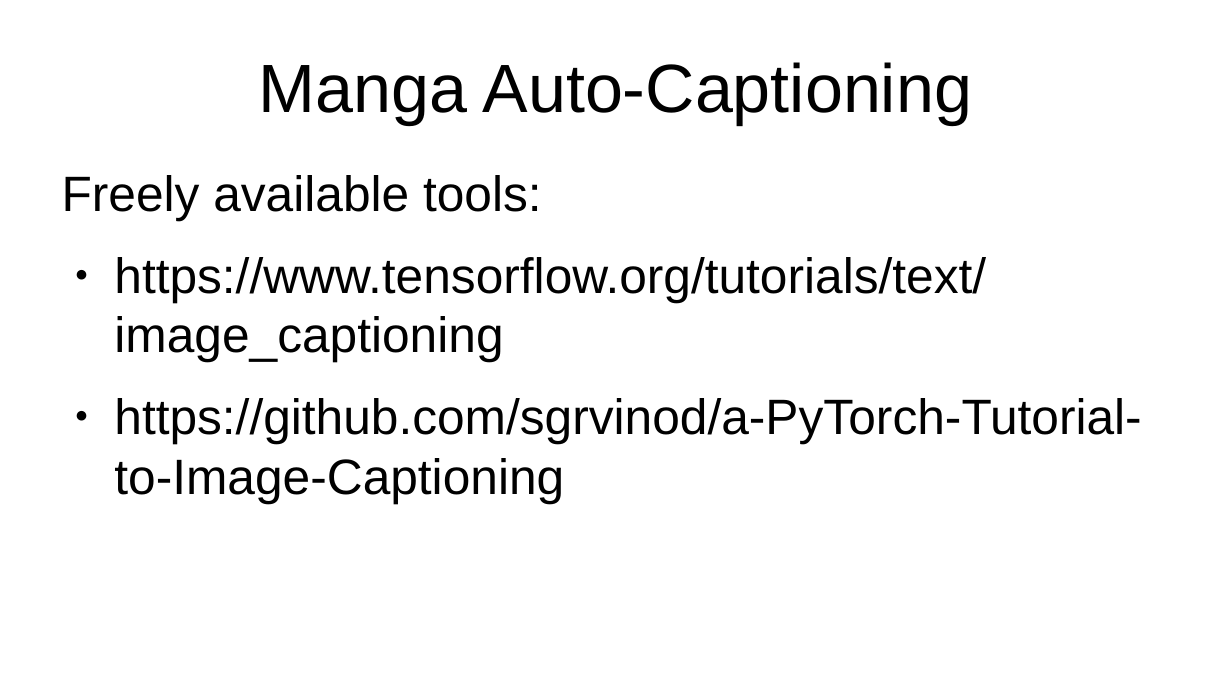
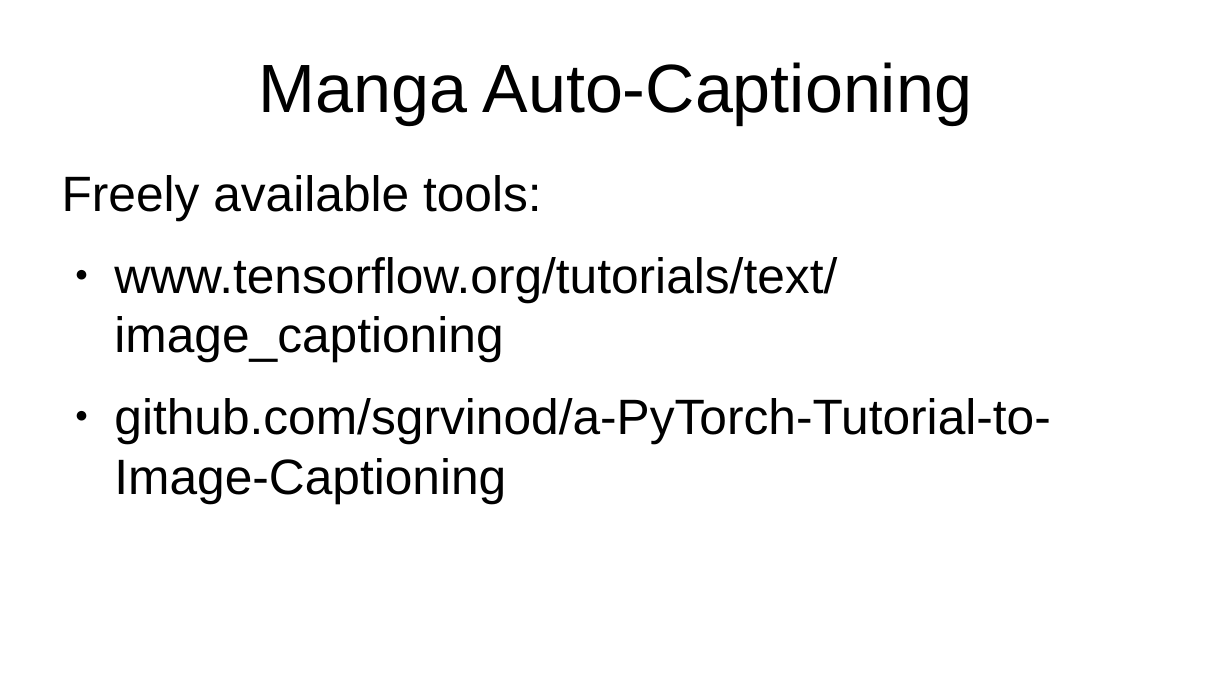
Before and after one commit to kkokilep/Cant-Spell-Anime-Without-AI, a slide deck: slide 22 of presentation/presentation-0.odp. Drawn at 1232x693 pixels with LibreOffice and Linux fonts; fonts in the diff are those of the drawing. Boxes give left, top, right and bottom in pixels: in the first picture for what was removed or moved away, otherwise in the second. Text is boxed around its words. In the diff, an @@ line names an element or a change of style, - is before the commit and + after.

```diff
--- a/presentation/presentation-0.odp
+++ b/presentation/presentation-0.odp
@@ text at box(114, 257, 1050, 503): text changed @@
-● https://www.tensorflow.org/tutorials/text/image_captioning
-● https://github.com/sgrvinod/a-PyTorch-Tutorial-to-Image-Captioning
+● www.tensorflow.org/tutorials/text/image_captioning
+● github.com/sgrvinod/a-PyTorch-Tutorial-to-Image-Captioning
```
Also in this commit, not shown: 2 other slides changed, 1 other file.
